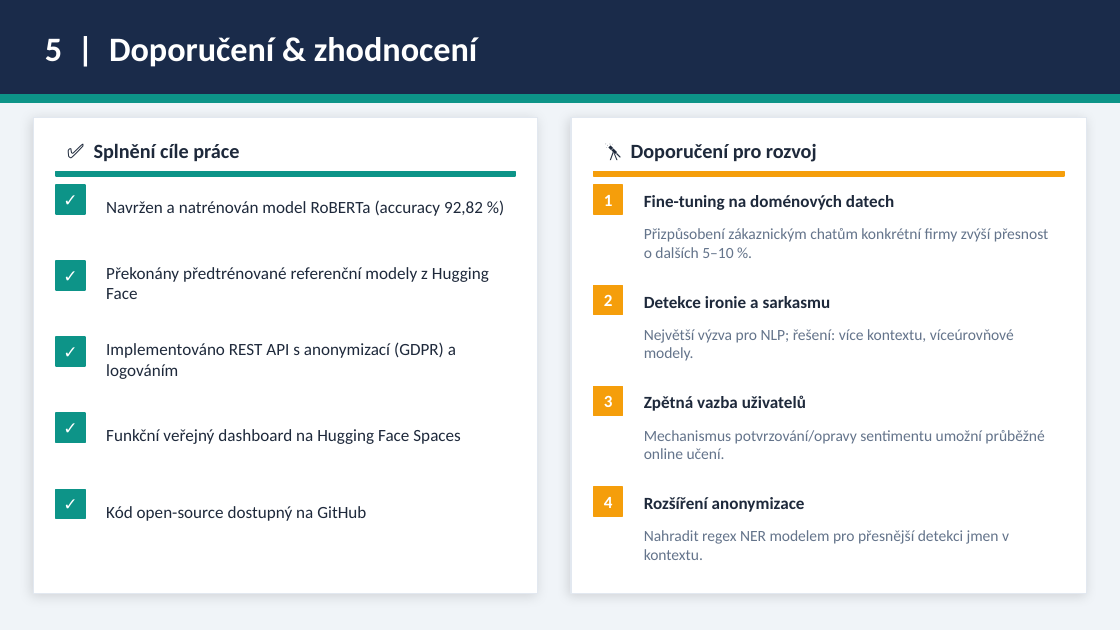
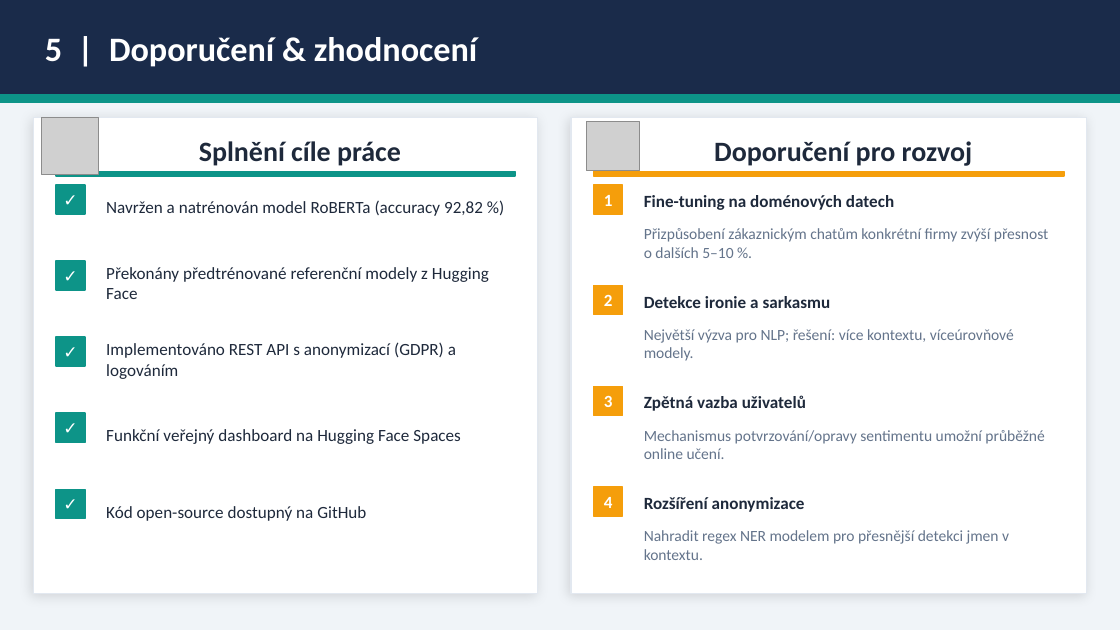
Before and after one commit to vojmahdal/exam, a slide deck: slide 6 of obhajoba_prezentace.pptx. Drawn at 1120x630 pixels with LibreOffice and Linux fonts; fonts in the diff are those of the drawing; grey boxes stand for pictures. Boxes give left, top, right and bottom in pixels: in the first picture for what was removed or moved away, otherwise in the second. Text is boxed around its words. In the diff, an @@ line names an element or a change of style, - is before the commit and + after.

```diff
--- a/obhajoba_prezentace.pptx
+++ b/obhajoba_prezentace.pptx
@@ picture added at bbox=[41, 118, 99, 175] @@
@@ text at bbox=[199, 141, 401, 166]: text changed; size 13 to 18 pt @@
-✅ Splnění cíle práce
+Splnění cíle práce
@@ picture added at bbox=[586, 121, 638, 170] @@
@@ text at bbox=[714, 141, 973, 166]: text changed; size 13 to 18 pt @@
-🔭 Doporučení pro rozvoj
+Doporučení pro rozvoj
```
Also in this commit, not shown: 4 other slides changed.
